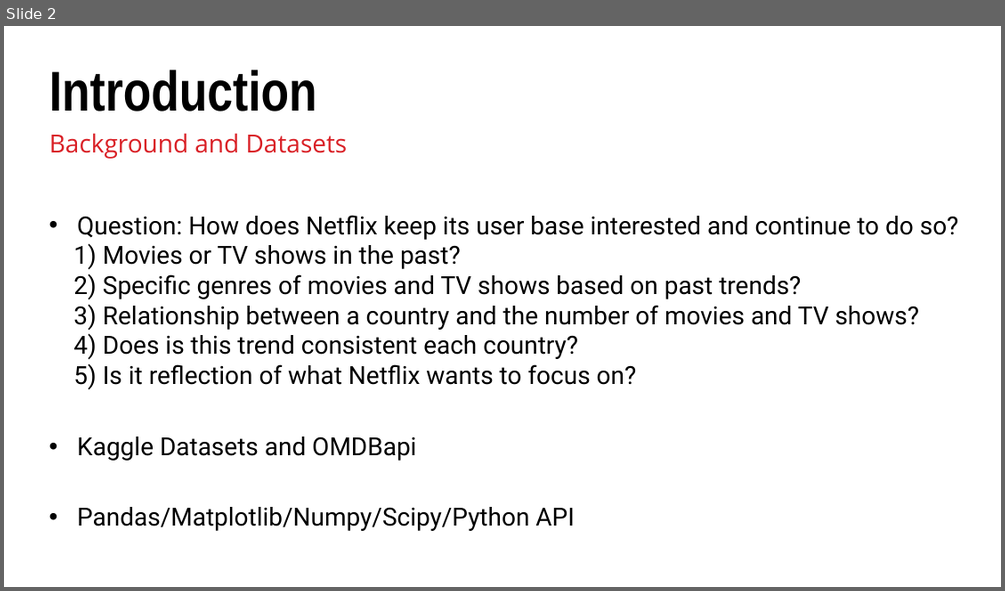
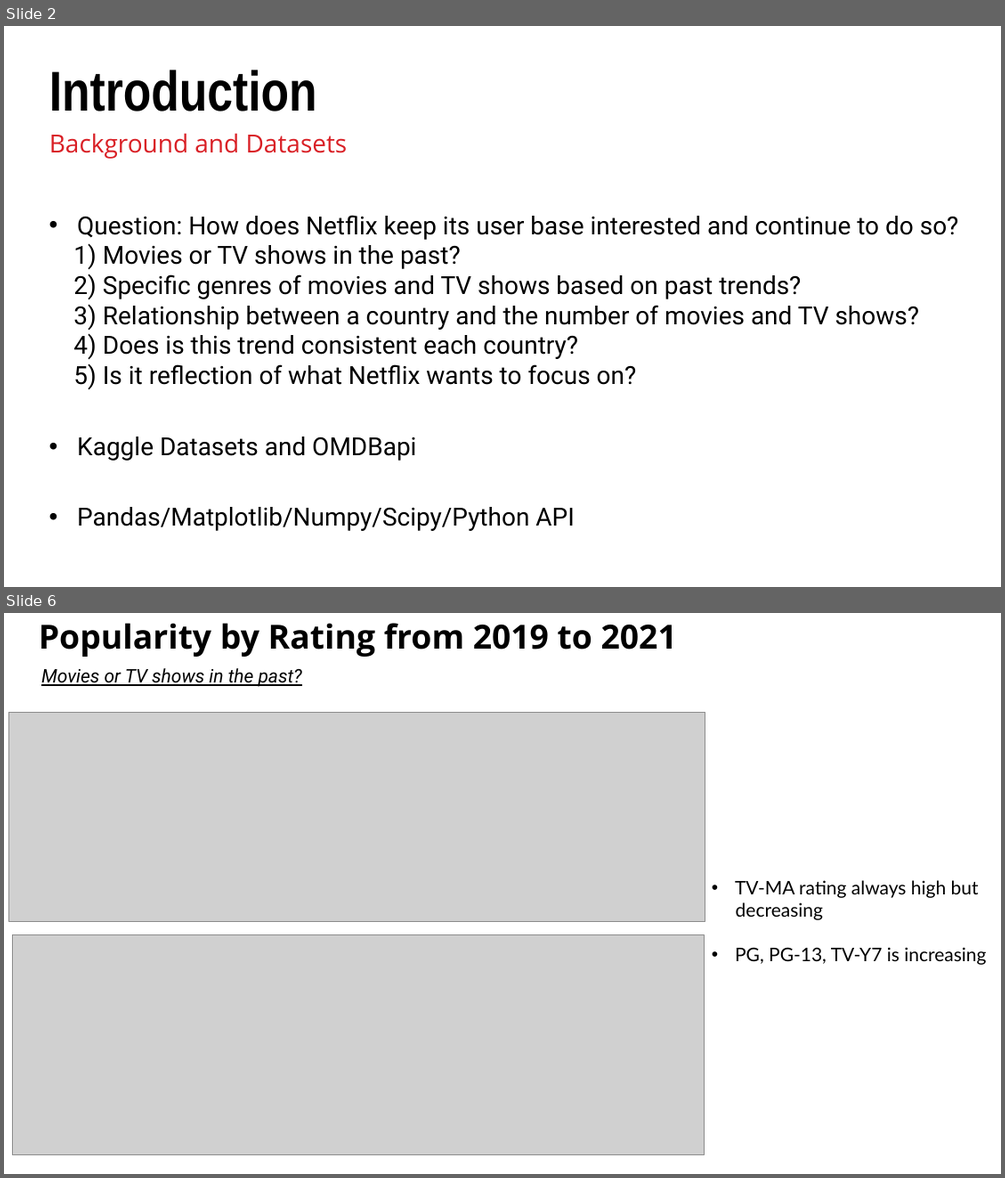
Before and after one commit to Costilrt/The-First-Project, a slide deck: TeamProjectPPT.pptx. Shown one above the other, each under a label of ours: slide 2 before the commit, slides 2 and 6 after it; the slides between them are not shown. The pictures are 1005x591 and 1005x1178 pixels, drawn with LibreOffice and Linux fonts; fonts in the diff are those of the drawing; grey boxes stand for pictures; background and template pictures are left out. Boxes give left, top, right and bottom in pixels: in the first picture for what was removed or moved away, otherwise in the second. Text is boxed around its words. In the diff, an @@ line names an element or a change of style, - is before the commit and + after.

```diff
--- a/TeamProjectPPT.pptx
+++ b/TeamProjectPPT.pptx
@@ slide 6 added at (4,613,1001,1174), background picture (left out) @@
@@ text added at (39,623,677,657), 32 pt, text #000000, bold @@
+Popularity by Rating from 2019 to 2021
@@ text added at (41,668,302,687), 18 pt, text #000000, italic, underline @@
+Movies or TV shows in the past?
@@ picture added at (8,713,705,922) @@
@@ text added at (735,880,986,965), 18 pt, text #000000 @@
+• TV-MA rating always high but
+decreasing
+• PG, PG-13, TV-Y7 is increasing
@@ picture added at (12,935,704,1155) @@
```
Also in this commit, not shown: 3 slides changed, 11 other slides added, 1 slide removed.
